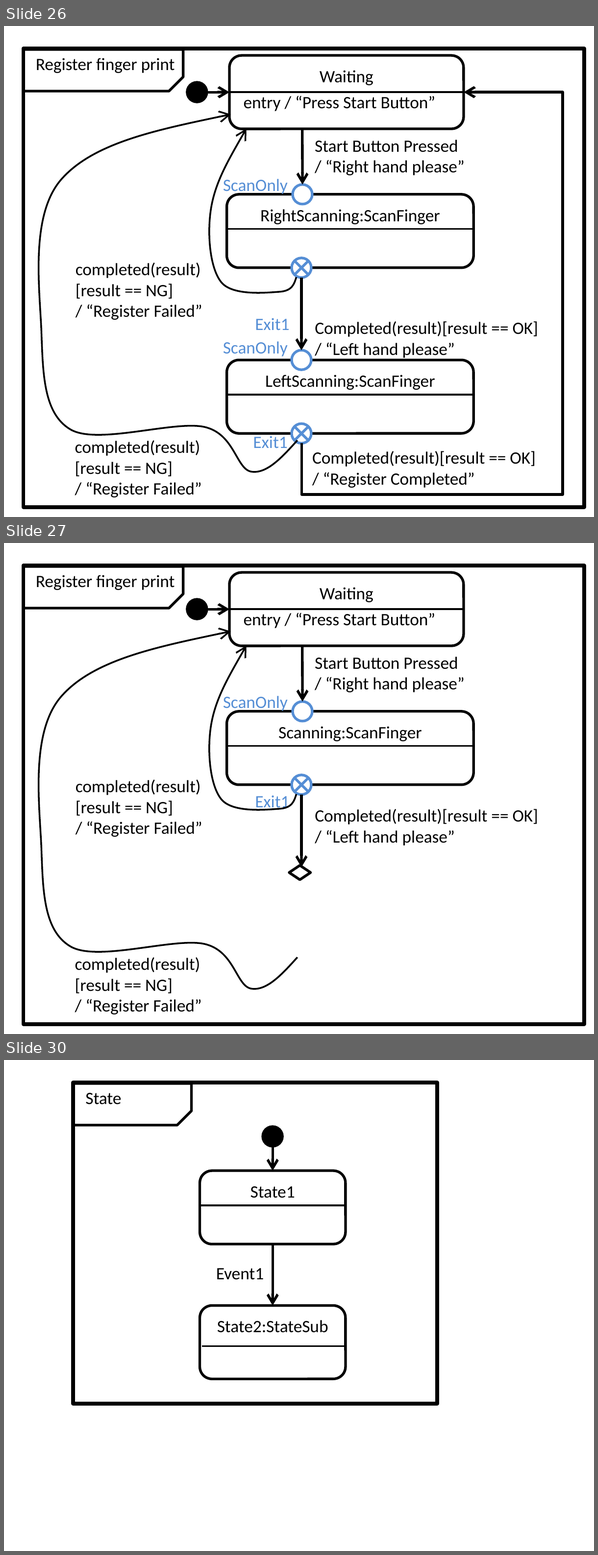
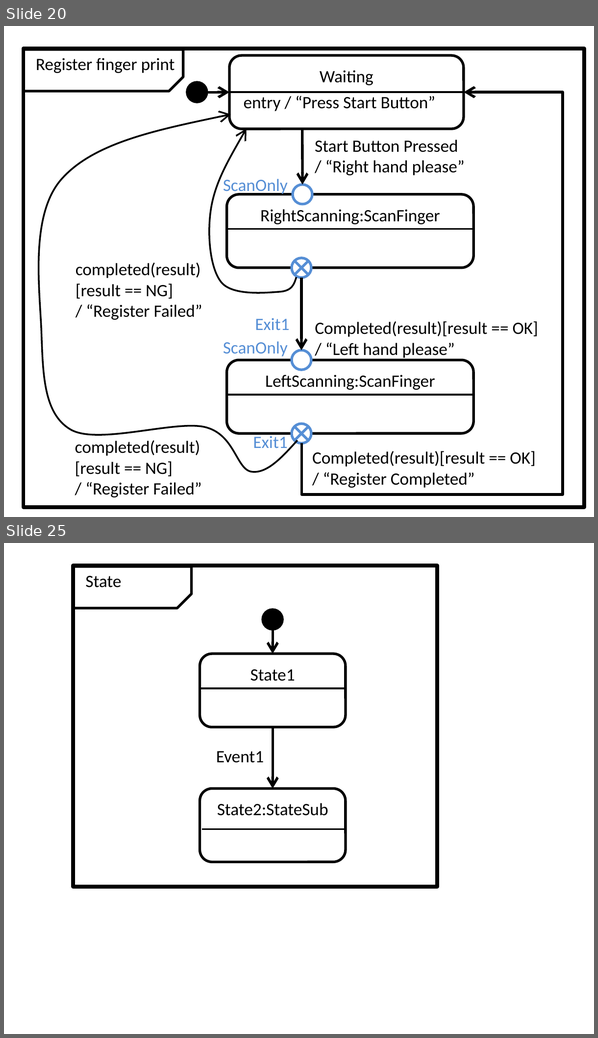
Before and after one commit to redboltz/cpp_sample, a slide deck: boost_training/msm/fig.pptx. Shown one above the other, each under a label of ours: slides 26, 27 and 30 before the commit, slides 20 and 25 after it; the slides between them are not shown. The pictures are 598x1555 and 598x1038 pixels, drawn with LibreOffice and Linux fonts; fonts in the diff are those of the drawing. Boxes give left, top, right and bottom in pixels: in the first picture for what was removed or moved away, otherwise in the second. Text is boxed around its words. In the diff, an @@ line names an element or a change of style, - is before the commit and + after.

Commit message:
Added entry point examples.

```diff
--- a/boost_training/msm/fig.pptx
+++ b/boost_training/msm/fig.pptx
@@ slide 27 removed at box(4, 543, 594, 1034), background #FFFFFF @@
@@ rectangle removed at box(23, 566, 583, 1025) @@
@@ snip rect removed at box(23, 567, 182, 608) @@
@@ text removed at box(36, 575, 175, 590) @@
-Register finger print
@@ rounded rectangle removed at box(230, 573, 464, 646) @@
-Waiting
@@ ellipse removed at box(187, 599, 207, 619) @@
@@ arrow removed from (206, 609) to (230, 609) @@
@@ line removed from (230, 609) to (463, 609) @@
@@ text removed at box(244, 613, 436, 628) @@
-entry / “Press Start Button”
@@ freeform shape removed at box(39, 632, 297, 989) @@
@@ freeform shape removed at box(208, 645, 296, 810) @@
@@ arrow removed from (302, 646) to (302, 701) @@
@@ text removed at box(315, 657, 465, 692) @@
-Start Button Pressed
-/ “Right hand please”
@@ text removed at box(223, 696, 288, 713) @@
-ScanOnly
@@ ellipse removed at box(292, 701, 312, 721) @@
@@ rounded rectangle removed at box(226, 712, 473, 785) @@
-Scanning:ScanFinger
@@ line removed from (227, 746) to (473, 746) @@
@@ ellipse removed at box(291, 775, 311, 795) @@
@@ line removed from (295, 778) to (308, 791) @@
@@ line removed from (308, 778) to (295, 791) @@
@@ text removed at box(76, 780, 202, 837) @@
-completed(result)
-[result == NG]
-/ “Register Failed”
@@ text removed at box(255, 795, 289, 811) @@
-Exit1
@@ arrow removed from (301, 795) to (301, 867) @@
@@ text removed at box(315, 809, 538, 846) @@
-Completed(result)[result == OK]
-/ “Left hand please”
@@ diamond removed at box(288, 866, 310, 881) @@
@@ text removed at box(75, 958, 201, 1015) @@
-completed(result)
-[result == NG]
-/ “Register Failed”
@@ what was slide 26 is now slide 20 @@
@@ what was slide 30 is now slide 25 @@
```
Also in this commit, not shown: 5 slides changed, 4 other slides removed, 7 other files.
